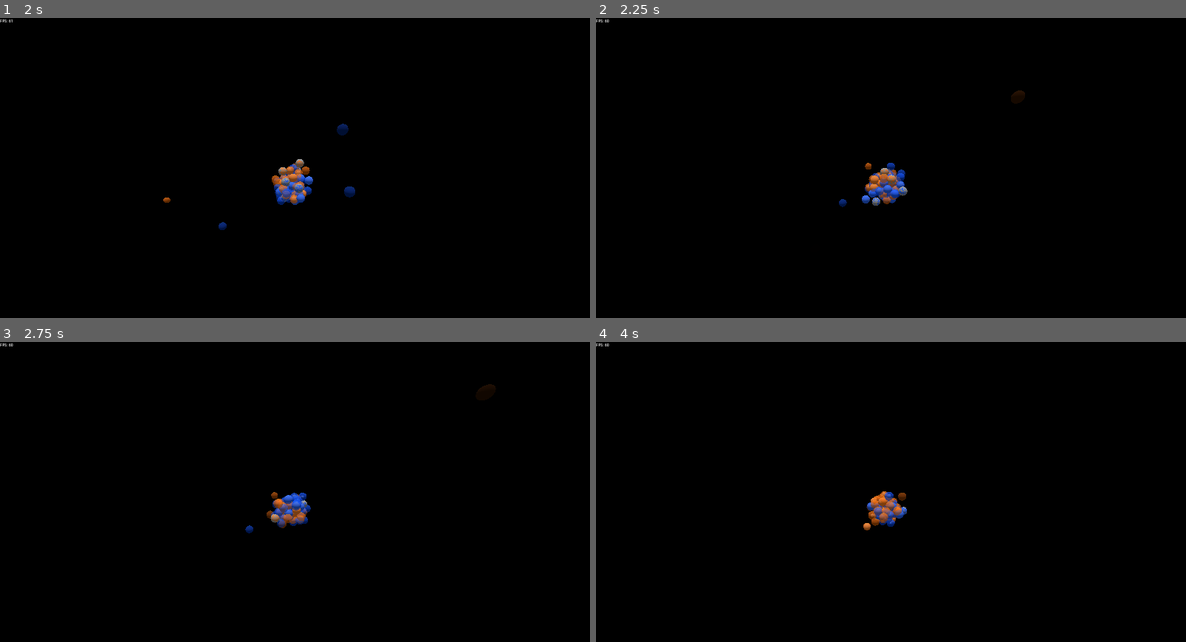
Above: before the commit, frames 1-4 (two rows, left to right).
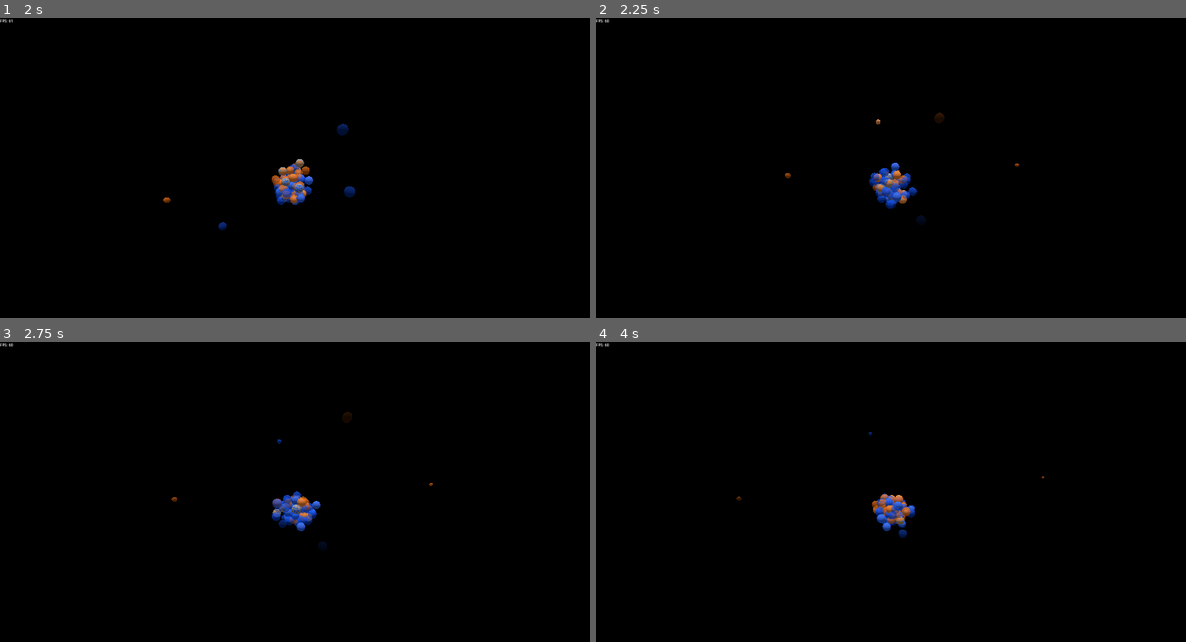
Above: after the commit, the same moments.

Repository: Z53-INCOMING/4D-Gravity-Simulator
Game: Godot game, scene res://world.tscn
The game is run twice, just before and just after one commit, with the same random seed, the same clock (stepped at 60 frames per second) and the same inputs.
Inputs (mouse positions are in pixels of both pictures, inside the frame that each line leads up to):
- Up to frame 1 (2 s): click "Start" at 0.5 s; move the mouse to (424, 168) at 1.27 s; hold Up (cycle_forward, bound only after the commit) from 1.28 s (still down); hold Right mouse button (4d look) from 1.28 s (still down); tap D (ana) at 1.55 s
- Up to frame 2 (2.25 s): move the mouse to (773, 201) at 2.02 s; release Up (cycle_forward, bound only after the commit) at 2.03 s; release Right mouse button (4d look) at 2.03 s; hold Down (cycle_backward, bound only after the commit) from 2.03 s (still down); tap D (ana) at 2.1 s
- Up to frame 3 (2.75 s): keep holding Down (cycle_backward, bound only after the commit); tap Ctrl (control) at 2.3 s
- Up to frame 4 (4 s): move the mouse to (950, 435) at 2.77 s; release Down (cycle_backward, bound only after the commit) at 2.78 s; hold Ctrl (control) 2.78-3.53 s; hold Up (cycle_forward, bound only after the commit) from 2.78 s (still down); tap A (kata) at 3.05, 3.6 s; move the mouse to (861, 576) at 3.52 s; tap Middle mouse button (pan) at 3.8 s

Frame 1 is identical in both runs. In frame 2, 1.0% of the frame differs, in the area x 32-73%, y 24-68%; in frame 3, 0.8%; in frame 4, 0.8%.

Commit message:
Navigation update

Diff:
--- a/advanced_3d_camera.gd
+++ b/advanced_3d_camera.gd
@@ -28,6 +28,12 @@
 var enabled = true
 
 var resolution = Vector2(ProjectSettings.get_setting("display/window/size/viewport_width"), ProjectSettings.get_setting("display/window/size/viewport_height"))
+
+var following = false
+
+var follow_id = 0
+
+var input_timer = 0.0
 
 func _ready():
 	camera.position.z = zoom
@@ -62,21 +68,33 @@
 		if movement_allowed:
 			if Input.is_action_just_pressed("pan") and Input.is_action_pressed("shift"):
 				mouseStart = get_viewport().get_mouse_position()
+				following = false
 
 			if Input.is_action_pressed("pan") and Input.is_action_pressed("shift"):
 				var mousePos = get_viewport().get_mouse_position()
-				var sensitivity = 0.001 * zoom
+				var sensitivity = 0.001 * zoom * (0.25 if Input.is_action_pressed("control") else 1.0)
 
 				position.x += cos(rotation.y + PI) * (mousePos - mouseStart).x * sensitivity
 				position.z -= sin(rotation.y + PI) * (mousePos - mouseStart).x * sensitivity
 
-				if Input.is_action_pressed("control"):
-					position.x += cos(rotation.y + PI*0.5) * (mousePos - mouseStart).y * sensitivity# * -sign(pivot.rotation.x)
-					position.z -= sin(rotation.y + PI*0.5) * (mousePos - mouseStart).y * sensitivity# * -sign(pivot.rotation.x)
-				else:
-					position.x -= cos(rotation.y + PI*0.5) * sin(pivot.rotation.x) * (mousePos - mouseStart).y * sensitivity
-					position.y += cos(pivot.rotation.x) * (mousePos - mouseStart).y * sensitivity
-					position.z += sin(rotation.y + PI*0.5) * sin(pivot.rotation.x) * (mousePos - mouseStart).y * sensitivity
+				position.x -= cos(rotation.y + PI*0.5) * sin(pivot.rotation.x) * (mousePos - mouseStart).y * sensitivity
+				position.y += cos(pivot.rotation.x) * (mousePos - mouseStart).y * sensitivity
+				position.z += sin(rotation.y + PI*0.5) * sin(pivot.rotation.x) * (mousePos - mouseStart).y * sensitivity
+
+				mouseStart = get_viewport().get_mouse_position()
+
+			if Input.is_action_just_pressed("4d look") and Input.is_action_pressed("shift"):
+				mouseStart = get_viewport().get_mouse_position()
+				following = false
+
+			if Input.is_action_pressed("4d look") and Input.is_action_pressed("shift"):
+				var mousePos = get_viewport().get_mouse_position()
+				var sensitivity = 0.001 * zoom * (0.25 if Input.is_action_pressed("control") else 1.0)
+
+				position.x += cos(rotation.y+PI*0.5) * (mousePos - mouseStart).y * sensitivity
+				position.z -= sin(rotation.y+PI*0.5) * (mousePos - mouseStart).y * sensitivity
+
+				Globals.camera_w += (mousePos - mouseStart).x * -sensitivity
 
 				mouseStart = get_viewport().get_mouse_position()
 
@@ -92,16 +110,55 @@
 
 		if Input.is_action_pressed("kata"):
 			Globals.camera_w -= speed * delta
+			following = false
 		if Input.is_action_pressed("ana"):
 			Globals.camera_w += speed * delta
+			following = false
 
-		if Input.is_action_just_pressed("4d look"):
+		if Input.is_action_just_pressed("4d look") and !Input.is_action_pressed("shift"):
 			mouseStart = get_viewport().get_mouse_position()
 
-		if Input.is_action_pressed("4d look"):
+		if Input.is_action_pressed("4d look") and !Input.is_action_pressed("shift"):
 			var mousePos = get_viewport().get_mouse_position()
 
-			Globals.xw_angle += ((mousePos - mouseStart).x * mouseSensitivity)
-			Globals.zw_angle += ((mousePos - mouseStart).y * mouseSensitivity)
+			Globals.xw_angle += cos(rotation.y + PI) * ((mousePos - mouseStart).x * mouseSensitivity)
+			Globals.zw_angle -= sin(rotation.y + PI) * ((mousePos - mouseStart).x * mouseSensitivity)
+
+			Globals.xw_angle += cos(rotation.y + PI * 0.5) * ((mousePos - mouseStart).y * mouseSensitivity)
+			Globals.zw_angle -= sin(rotation.y + PI * 0.5) * ((mousePos - mouseStart).y * mouseSensitivity)
 
 			mouseStart = get_viewport().get_mouse_position()
+
+		if Input.is_action_just_pressed("follow"):
+			following = !following
+			if following:
+				global_position = Globals.physics_objects[follow_id].global_position
+				Globals.camera_w = Globals.physics_objects[follow_id].world_pos.w
+
+		if Input.is_action_pressed("cycle_backward"):
+			input_timer -= delta
+			if input_timer <= 0.0:
+				follow_id -= 1
+				input_timer = 0.1
+				if following:
+					global_position = Globals.physics_objects[follow_id].global_position
+					Globals.camera_w = Globals.physics_objects[follow_id].world_pos.w
+
+		if Input.is_action_pressed("cycle_forward"):
+			input_timer -= delta
+			if input_timer <= 0.0:
+				follow_id += 1
+				input_timer = 0.1
+				if following:
+					global_position = Globals.physics_objects[follow_id].global_position
+					Globals.camera_w = Globals.physics_objects[follow_id].world_pos.w
+
+		if following:
+			var particle_count = Globals.physics_objects.size()
+			if follow_id < 0:
+				follow_id += particle_count
+			if follow_id >= particle_count:
+				follow_id -= particle_count
+
+			global_position = lerp(global_position, Globals.physics_objects[follow_id].global_position, 1 - pow(2.0, -delta / 0.1))
+			Globals.camera_w = lerp(Globals.camera_w, Globals.physics_objects[follow_id].world_pos.w, 1 - pow(2.0, -delta / 0.1))
--- a/project.godot
+++ b/project.godot
@@ -85,6 +85,21 @@
 "events": [Object(InputEventKey,"resource_local_to_scene":false,"resource_name":"","device":-1,"window_id":0,"alt_press …(182 unchanged characters)…
 ]
 }
+follow={
+"deadzone": 0.5,
+"events": [Object(InputEventKey,"resource_local_to_scene":false,"resource_name":"","device":-1,"window_id":0,"alt_pressed":false,"shift_pressed":false,"ctrl_pressed":false,"meta_pressed":false,"pressed":false,"keycode":0,"physical_keycode":70,"key_label":0,"unicode":102,"echo":false,"script":null)
+]
+}
+cycle_forward={
+"deadzone": 0.5,
+"events": [Object(InputEventKey,"resource_local_to_scene":false,"resource_name":"","device":-1,"window_id":0,"alt_pressed":false,"shift_pressed":false,"ctrl_pressed":false,"meta_pressed":false,"pressed":false,"keycode":0,"physical_keycode":4194320,"key_label":0,"unicode":0,"echo":false,"script":null)
+]
+}
+cycle_backward={
+"deadzone": 0.5,
+"events": [Object(InputEventKey,"resource_local_to_scene":false,"resource_name":"","device":-1,"window_id":0,"alt_pressed":false,"shift_pressed":false,"ctrl_pressed":false,"meta_pressed":false,"pressed":false,"keycode":0,"physical_keycode":4194322,"key_label":0,"unicode":0,"echo":false,"script":null)
+]
+}
 
 [rendering]
 
